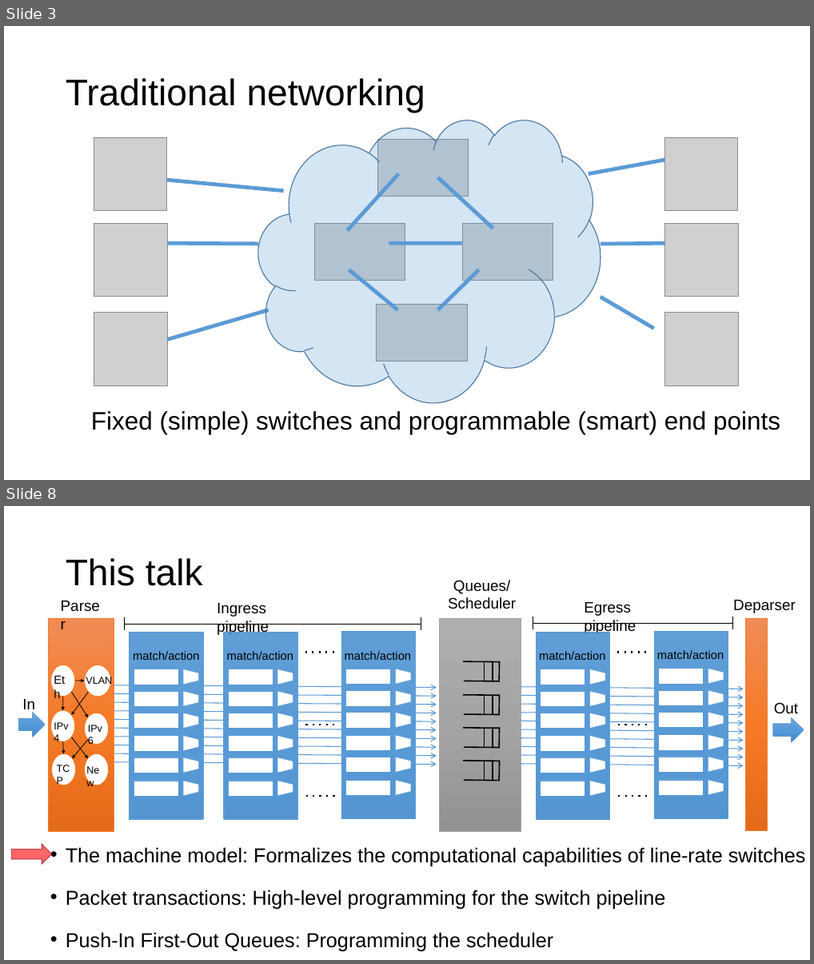
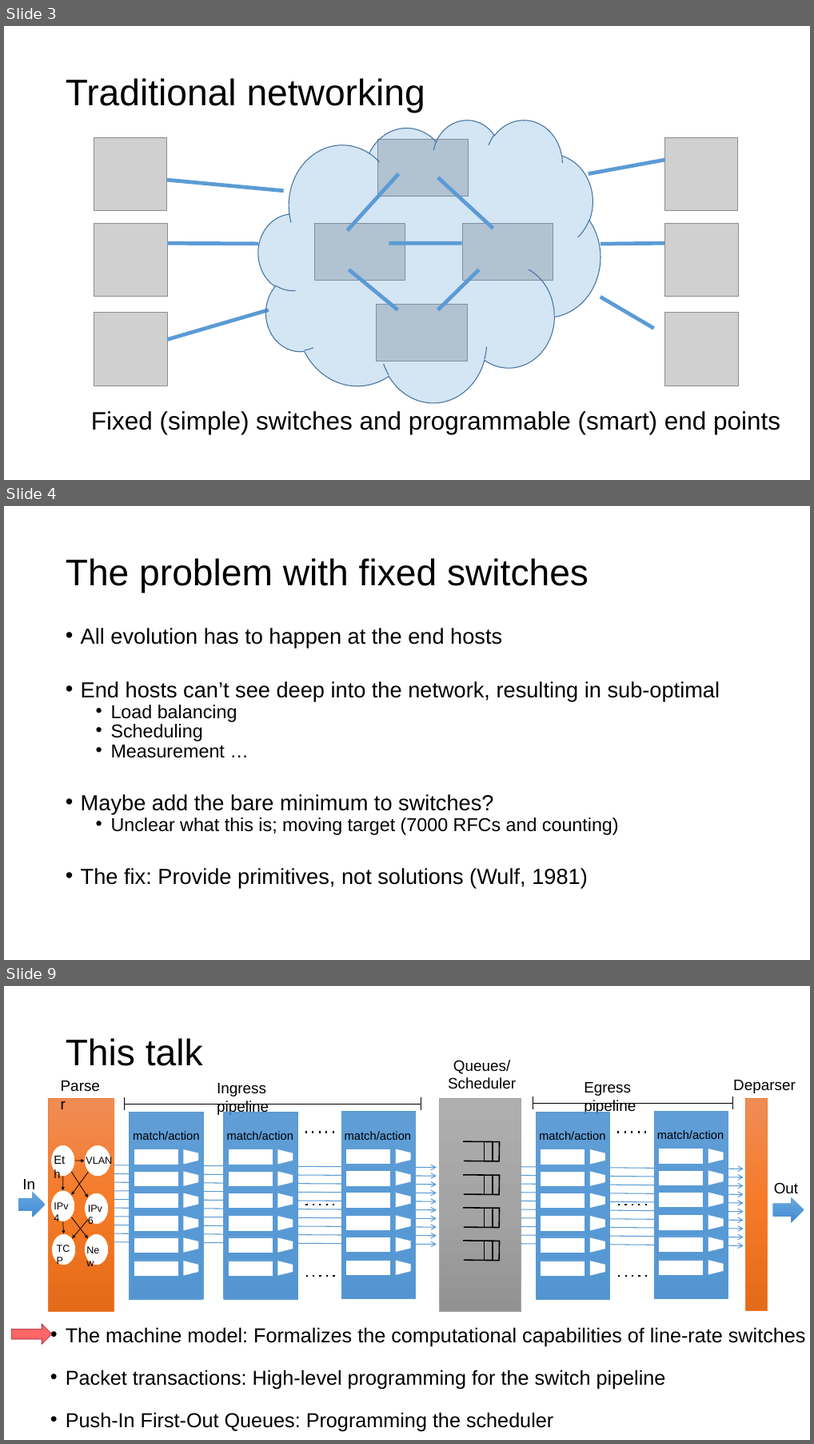
Before and after one commit to anirudhSK/pifo-domino-marple-ppts, a slide deck: combined_domino_pifo.pptx. Shown one above the other, each under a label of ours: slides 3 and 8 before the commit, slides 3, 4 and 9 after it; the slides between them are not shown. The pictures are 814x964 and 814x1444 pixels, drawn with LibreOffice and Linux fonts; fonts in the diff are those of the drawing; grey boxes stand for pictures. Boxes give left, top, right and bottom in pixels: in the first picture for what was removed or moved away, otherwise in the second. Text is boxed around its words. In the diff, an @@ line names an element or a change of style, - is before the commit and + after.

```diff
--- a/combined_domino_pifo.pptx
+++ b/combined_domino_pifo.pptx
@@ slide 4 added at [4, 506, 810, 960], background #FFFFFF @@
@@ title added at [66, 558, 589, 593], 44 pt, text #000000 @@
+The problem with fixed switches
@@ text added at [81, 628, 721, 888], 25.9 pt, text #000000 @@
+• All evolution has to happen at the end hosts
+• End hosts can’t see deep into the network, resulting in sub-optimal
+  • Load balancing
+  • Scheduling
+  • Measurement …
+• Maybe add the bare minimum to switches?
+  • Unclear what this is; moving target (7000 RFCs and counting)
+• The fix: Provide primitives, not solutions (Wulf, 1981)
@@ what was slide 8 is now slide 9 @@
```
Also in this commit, not shown: 2 slides changed, 1 other slide added, 1 slide removed.
